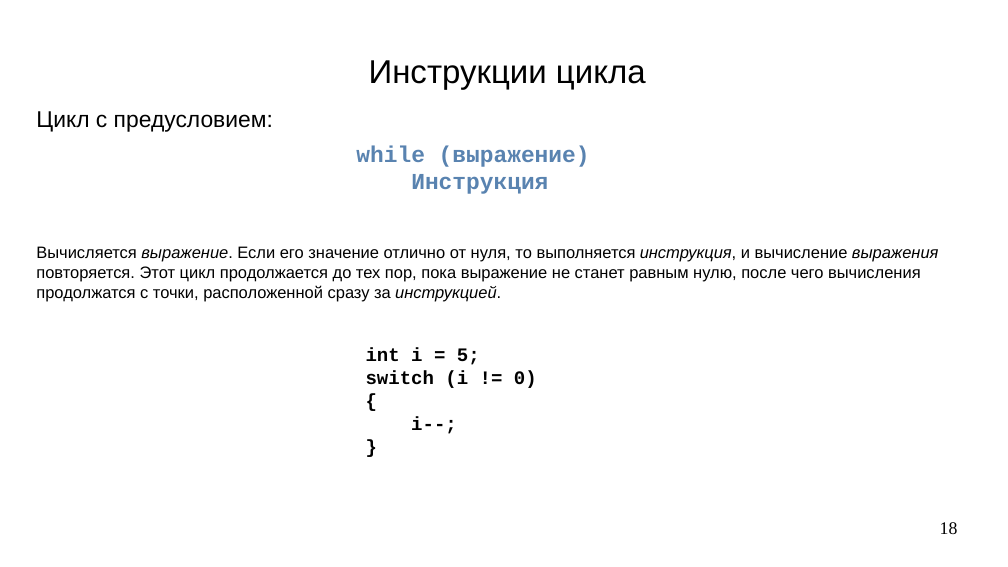
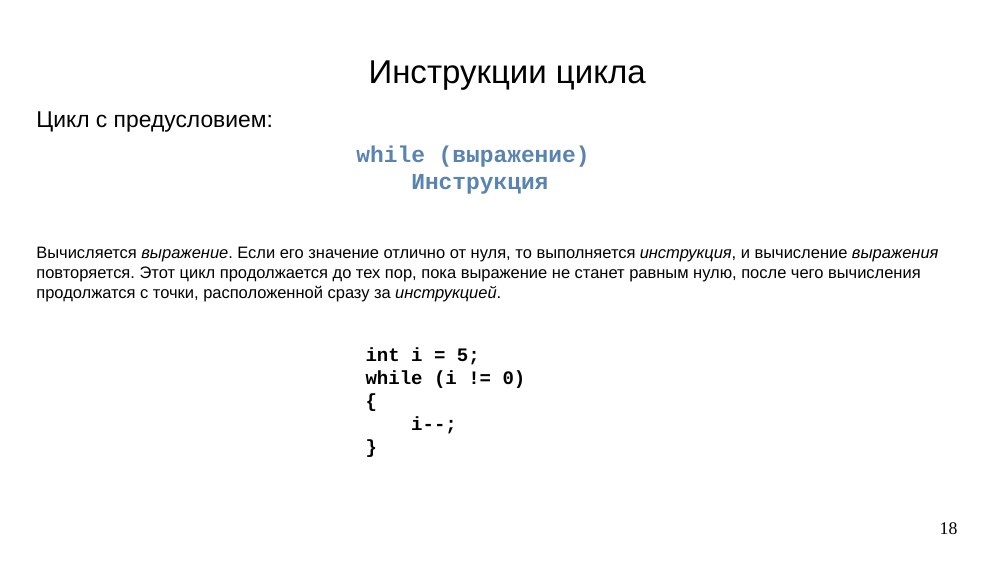
Before and after one commit to steelcraft/stud-lab, a slide deck: slide 18 of Лекции/CBCP01#L3.odp. Drawn at 1008x567 pixels with LibreOffice and Linux fonts; fonts in the diff are those of the drawing. Boxes give left, top, right and bottom in pixels: in the first picture for what was removed or moved away, otherwise in the second. Text is boxed around its words. In the diff, an @@ line names an element or a change of style, - is before the commit and + after.

```diff
--- a/Лекции/CBCP01#L3.odp
+++ b/Лекции/CBCP01#L3.odp
@@ text at [366, 371, 526, 388]: text changed @@
-switch (i != 0)
+while (i != 0)
```
Also in this commit, not shown: 2 other slides changed, 1 other file.
